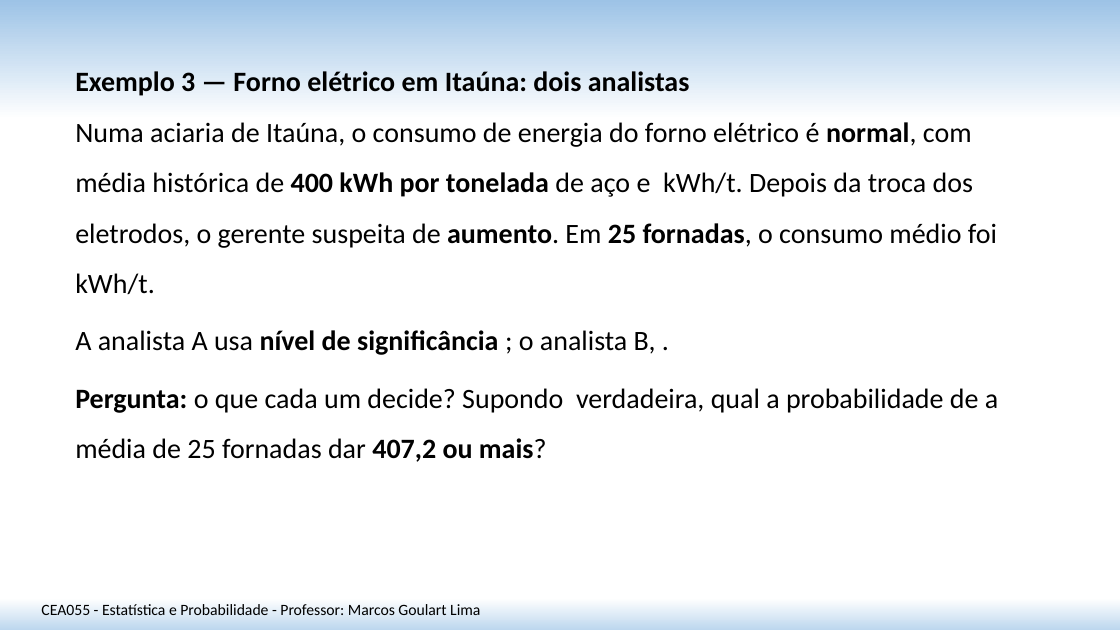
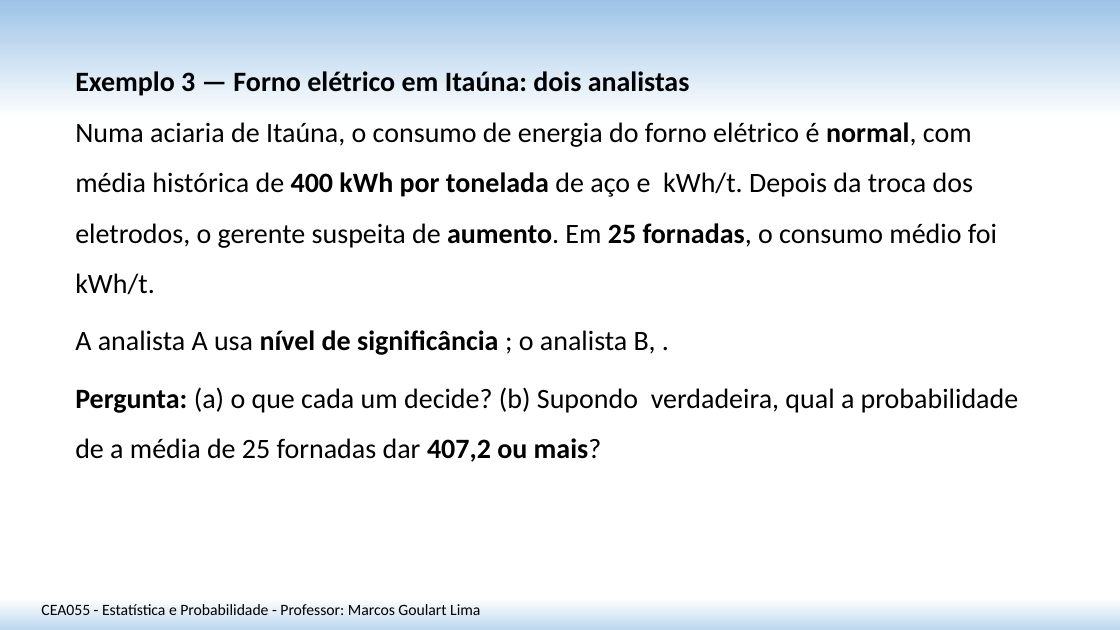
Before and after one commit to matmarcos/minhas-aulas, a slide deck: slide 11 of content/2026-2/cea055-estatistica-probabilidade/21-teste-hipotese-media-var-conhecida/Aula_21_Teste_Hipotese_Media_Var_Conhecida_SITE.pptx. Drawn at 1120x630 pixels with LibreOffice and Linux fonts; fonts in the diff are those of the drawing. Boxes give left, top, right and bottom in pixels: in the first picture for what was removed or moved away, otherwise in the second. Text is boxed around its words. In the diff, an @@ line names an element or a change of style, - is before the commit and + after.

```diff
--- a/content/2026-2/cea055-estatistica-probabilidade/21-teste-hipotese-media-var-conhecida/Aula_21_Teste_Hipotese_Media_Var_Conhecida_SITE.pptx
+++ b/content/2026-2/cea055-estatistica-probabilidade/21-teste-hipotese-media-var-conhecida/Aula_21_Teste_Hipotese_Media_Var_Conhecida_SITE.pptx
@@ text at [75,387,1019,462]: text changed @@
-Pergunta: o que cada um decide? Supondo verdadeira, qual a probabilidade de a média de 25 fornadas dar 407,2 ou mais?
+Pergunta: (a) o que cada um decide? (b) Supondo verdadeira, qual a probabilidade de a média de 25 fornadas dar 407,2 ou mais?
```
Also in this commit, not shown: 10 other slides changed, 2 slides added, 1 other file.
